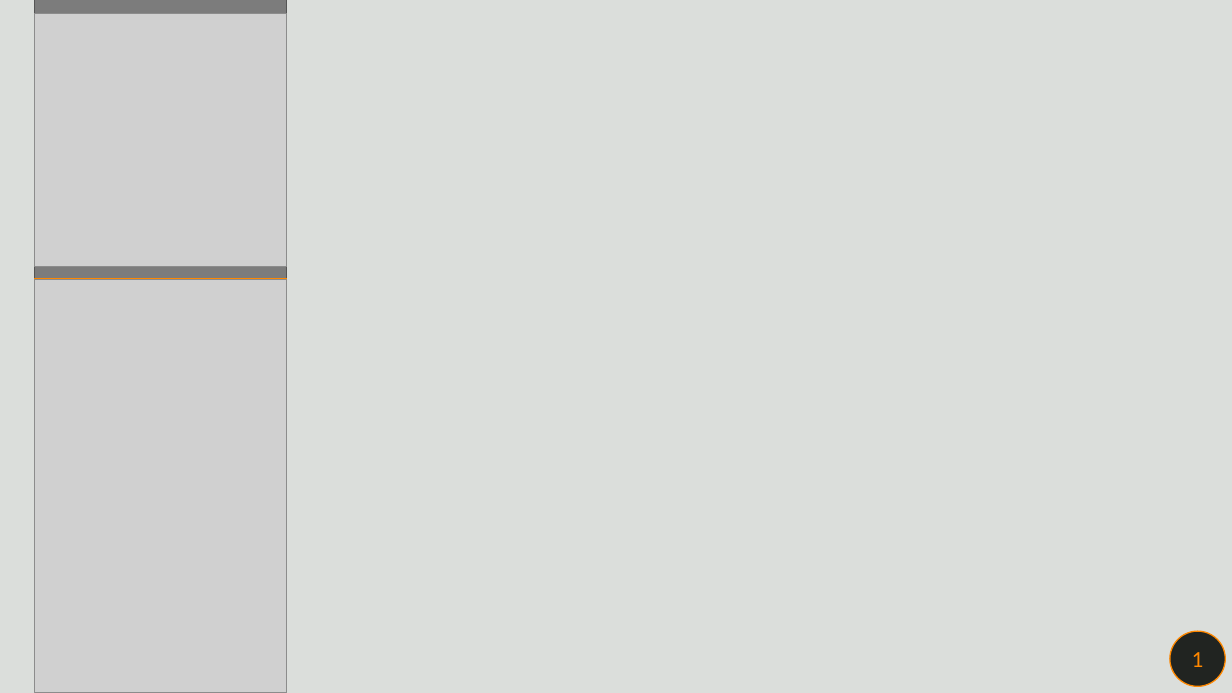
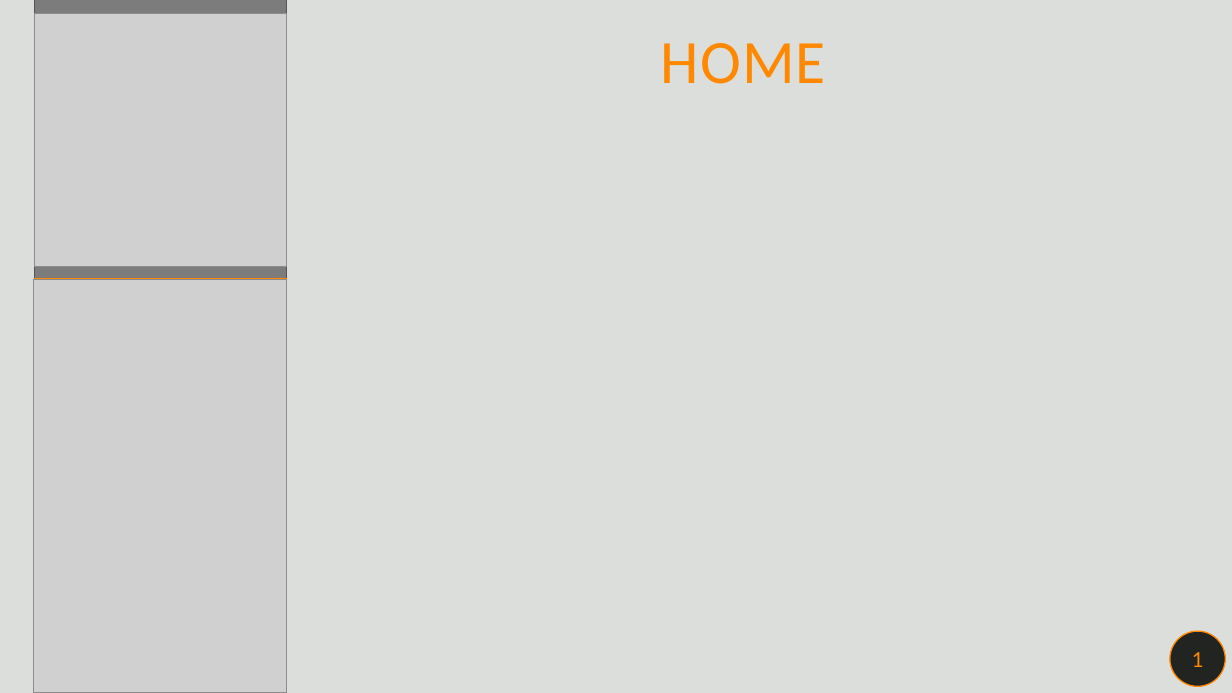
Before and after one commit to kevinmala00/PonyHelper, a slide deck: slide 8 of PresentazionePonyHelper.pptx. Drawn at 1232x693 pixels with LibreOffice and Linux fonts; fonts in the diff are those of the drawing; grey boxes stand for pictures. Boxes give left, top, right and bottom in pixels: in the first picture for what was removed or moved away, otherwise in the second. Text is boxed around its words. In the diff, an @@ line names an element or a change of style, - is before the commit and + after.

```diff
--- a/PresentazionePonyHelper.pptx
+++ b/PresentazionePonyHelper.pptx
@@ text added at box(660, 43, 825, 84), 48 pt, text #FF8800 @@
+HOME
```
Also in this commit, not shown: 5 other slides changed, 8 slides added, 9 slides removed.
